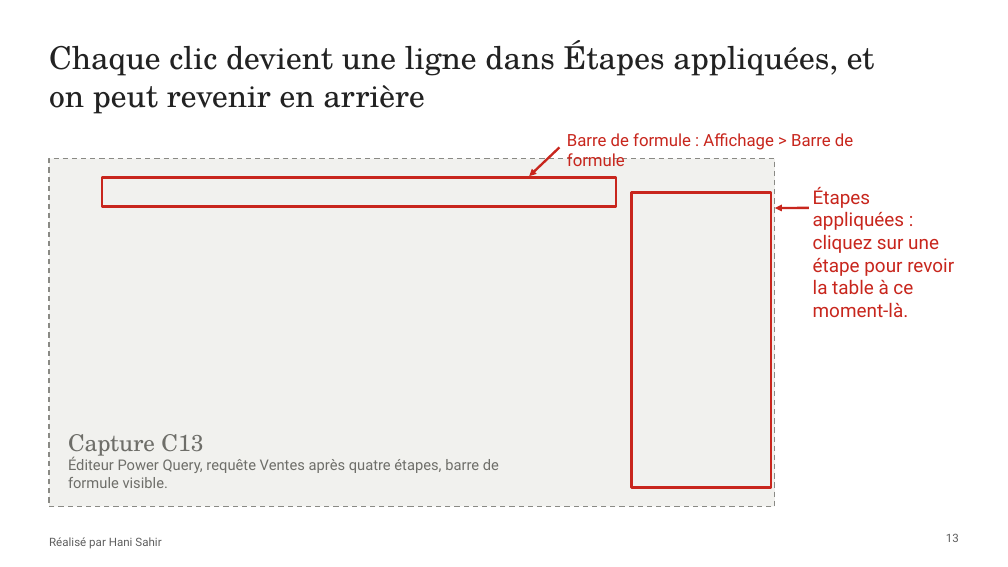
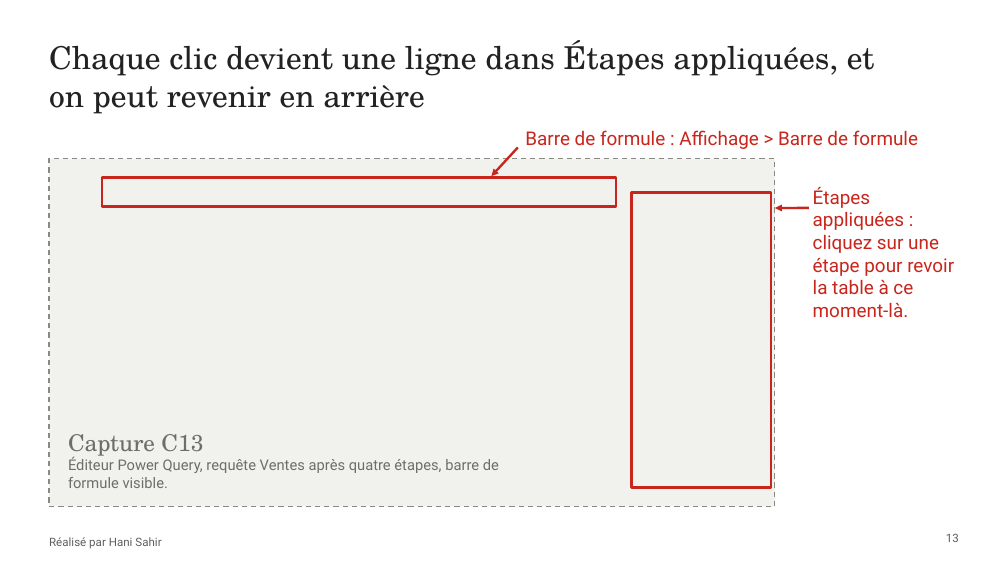
Before and after one commit to Hani2308/Pres_powerbi, a slide deck: slide 13 of formation-powerbi/01_presentation/Initiation_Power_BI.pptx. Drawn at 1008x567 pixels with LibreOffice and Linux fonts; fonts in the diff are those of the drawing. Boxes give left, top, right and bottom in pixels: in the first picture for what was removed or moved away, otherwise in the second. Text is boxed around its words. In the diff, an @@ line names an element or a change of style, - is before the commit and + after.

```diff
--- a/formation-powerbi/01_presentation/Initiation_Power_BI.pptx
+++ b/formation-powerbi/01_presentation/Initiation_Power_BI.pptx
@@ arrow moved from (560, 147) - (529, 176) to (518, 147) - (492, 176) @@
@@ text "Barre de formule : Affichage ...": place and size @@
-text "Barre de formule : Affichage ..." at (567,133,853,166)
+text "Barre de formule : Affichage ..." at (525,130,918,149)
@@ text "Barre de formule : Affichage ..." at (525,130,918,149): size 16 to 18 pt @@
```
Also in this commit, not shown: 6 other slides changed, 10 other files.
